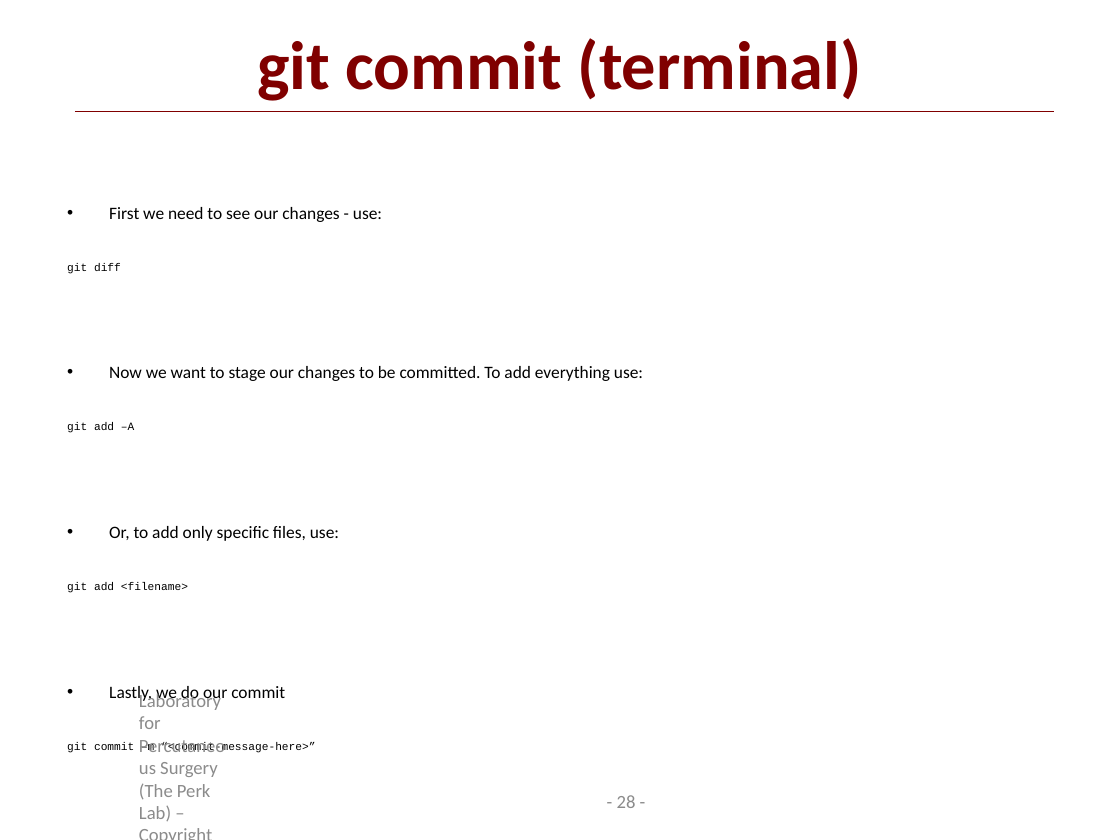
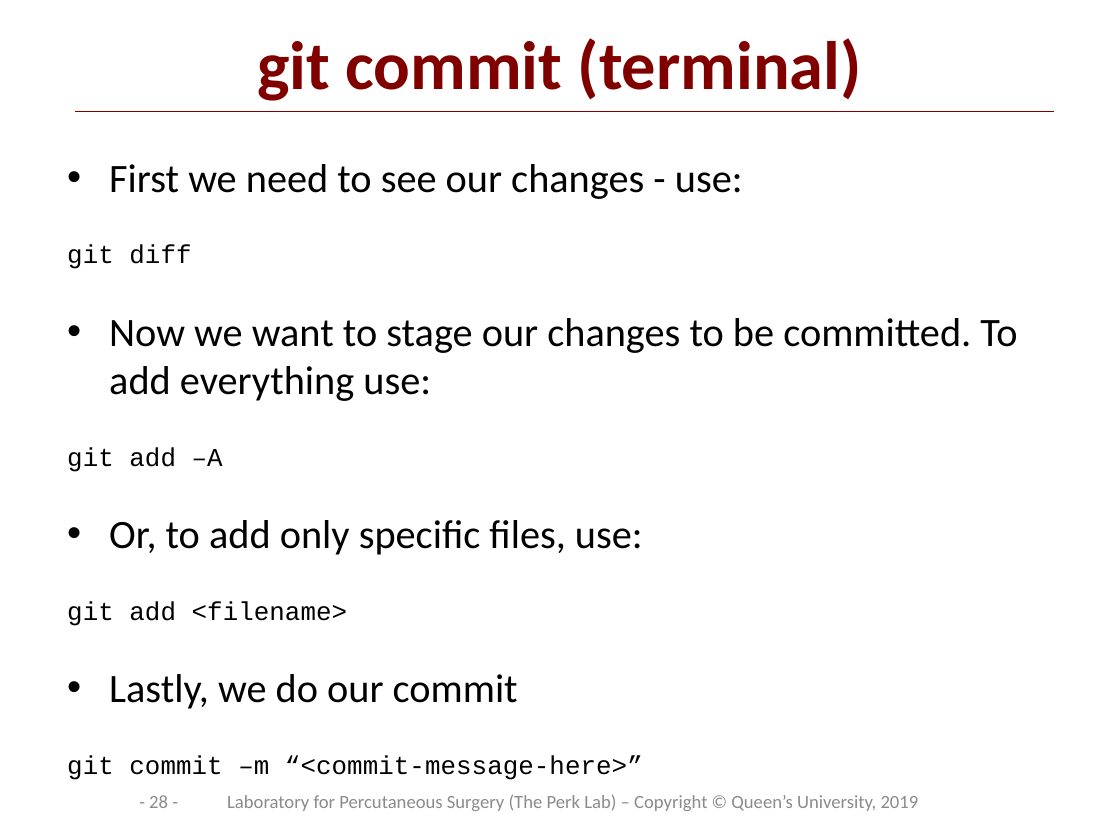
Before and after one commit to PerkLab/PerkLabBootcamp, a slide deck: slide 28 of Doc/day1_2_PerkLabProjectManagement.pptx. Drawn at 1120x840 pixels with LibreOffice and Linux fonts; fonts in the diff are those of the drawing; background and template pictures are left out. Boxes give left, top, right and bottom in pixels: in the first picture for what was removed or moved away, otherwise in the second. Text is boxed around its words. In the diff, an @@ line names an element or a change of style, - is before the commit and + after.

```diff
--- a/Doc/day1_2_PerkLabProjectManagement.pptx
+++ b/Doc/day1_2_PerkLabProjectManagement.pptx
@@ text "First we need to see ...": place and size @@
-text "First we need to see ..." at (67, 207, 643, 753)
+text "First we need to see ..." at (67, 164, 1017, 780)
@@ text "First we need to see ..." at (67, 164, 1017, 780): size 11.2 to 25.9 pt in "First we need to see our changes ...", "Now we want to stage our changes ...", "Or, to add only specific files, use:", "Lastly, we do our commit"; size 7.2 to 16.6 pt in "git diff", "git add –A", "git add <filename>", "git commit –m “<commit-message-here>”" @@
@@ page number: place and size @@
-page number at (617, 795, 636, 808)
+page number at (149, 795, 168, 808)
@@ text at (227, 794, 919, 811): text changed @@
-Laboratory for Percutaneous Surgery (The Perk Lab) – Copyright © Queen’s University, 2017
+Laboratory for Percutaneous Surgery (The Perk Lab) – Copyright © Queen’s University, 2019
```
Also in this commit, not shown: 34 other slides changed, 1 slide added, 2 other files.
